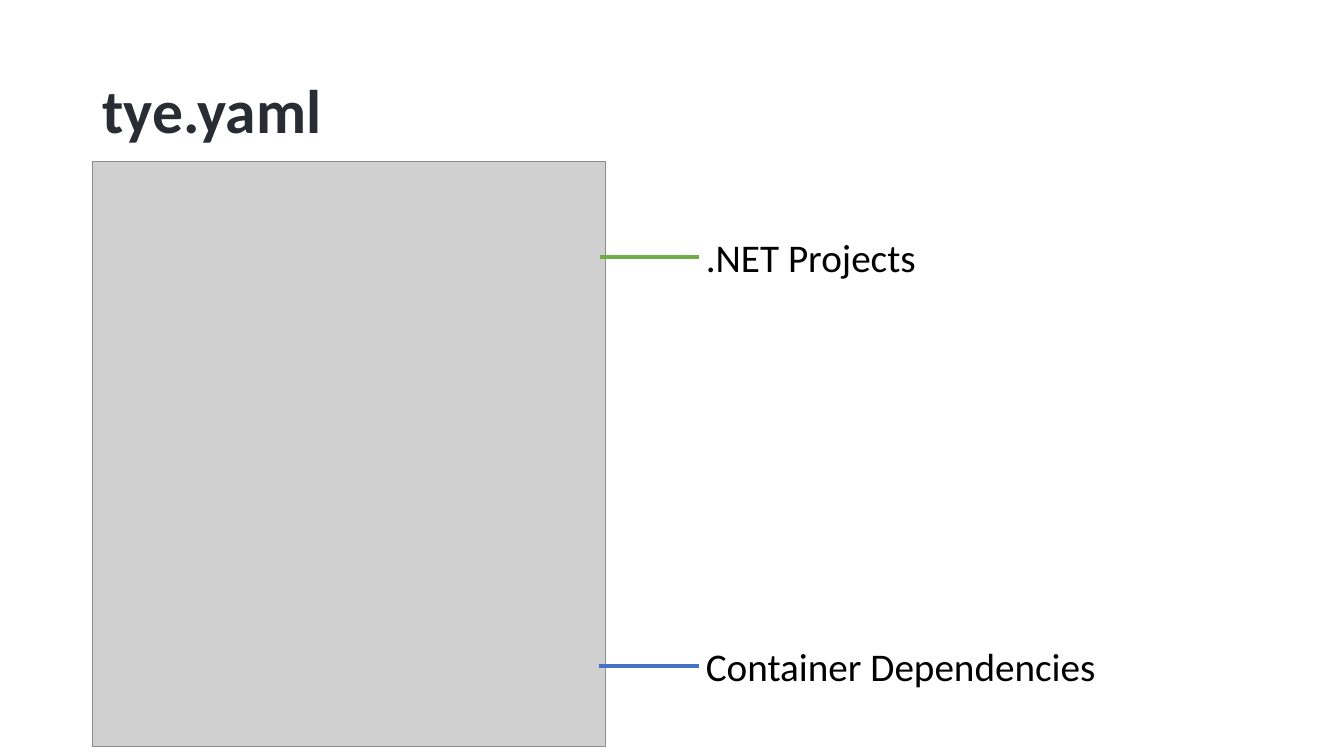
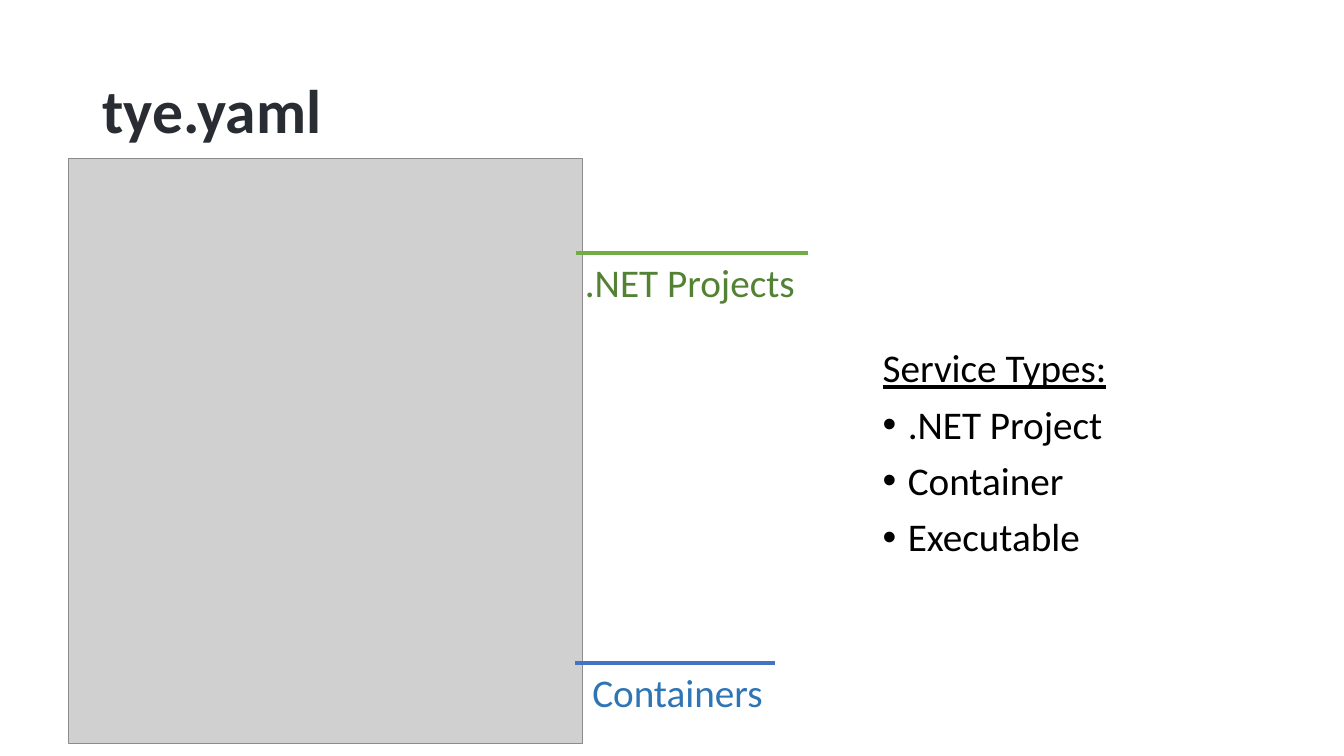
Before and after one commit to hikalkan/presentations, a slide deck: slide 9 of 2023-05-10 ABP Conf 2023 Developing with Kubernetes/Developing with Kubernetes.pptx (slide 8 before the commit). Drawn at 1344x756 pixels with LibreOffice and Linux fonts; fonts in the diff are those of the drawing; grey boxes stand for pictures; background and template pictures are left out. Boxes give left, top, right and bottom in pixels: in the first picture for what was removed or moved away, otherwise in the second. Text is boxed around its words. In the diff, an @@ line names an element or a change of style, - is before the commit and + after.

```diff
--- a/2023-05-10 ABP Conf 2023 Developing with Kubernetes/Developing with Kubernetes.pptx
+++ b/2023-05-10 ABP Conf 2023 Developing with Kubernetes/Developing with Kubernetes.pptx
@@ picture: place and size @@
-picture at [93, 162, 607, 747]
+picture at [69, 158, 583, 743]
@@ text ".NET Projects": place and size @@
-text ".NET Projects" at [706, 245, 916, 279]
+text ".NET Projects" at [585, 270, 795, 304]
@@ text ".NET Projects" at [585, 270, 795, 304]: text colour #000000 to #548235 @@
@@ line moved from (600, 257) - (700, 257) to (576, 253) - (808, 253) @@
@@ text added at [883, 355, 1107, 552], 28 pt, text #000000 @@
+Service Types:
+• .NET Project
+• Container
+• Executable
@@ text removed at [706, 653, 1095, 688] @@
-Container Dependencies
@@ line moved from (599, 666) - (699, 666) to (575, 663) - (775, 663) @@
@@ text added at [592, 680, 762, 708], 28 pt, text #2E75B6 @@
+Containers
```
Also in this commit, not shown: 5 other slides changed, 4 slides added, 2 slides removed.
